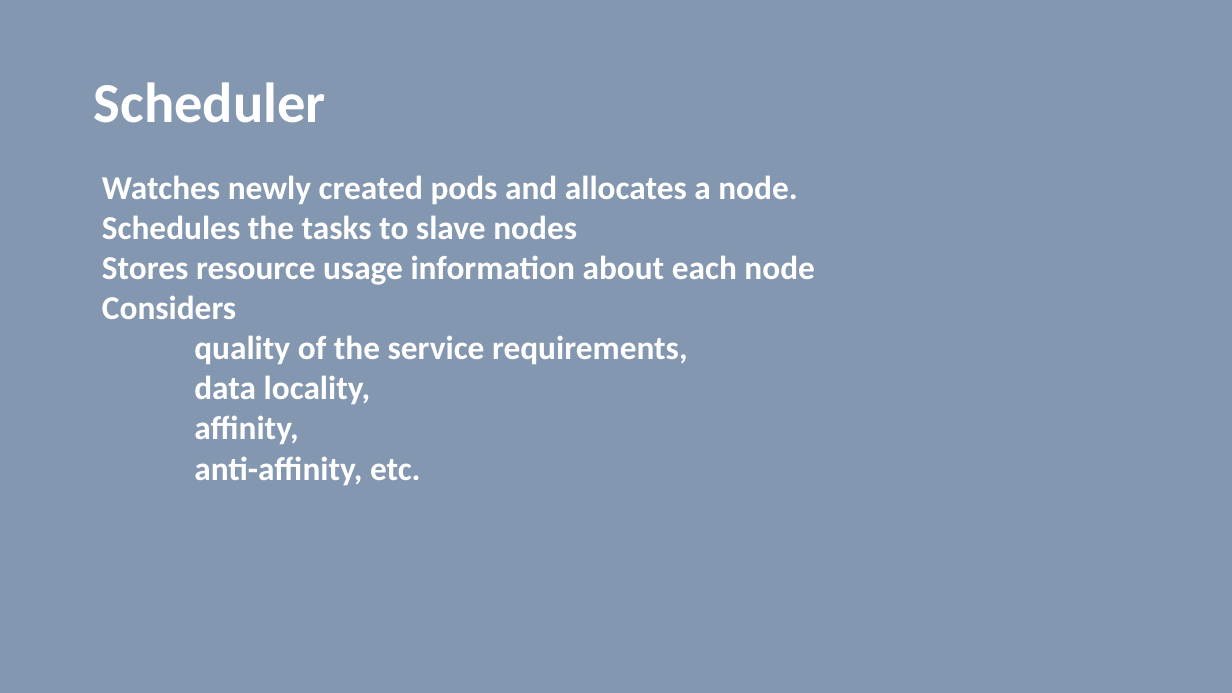
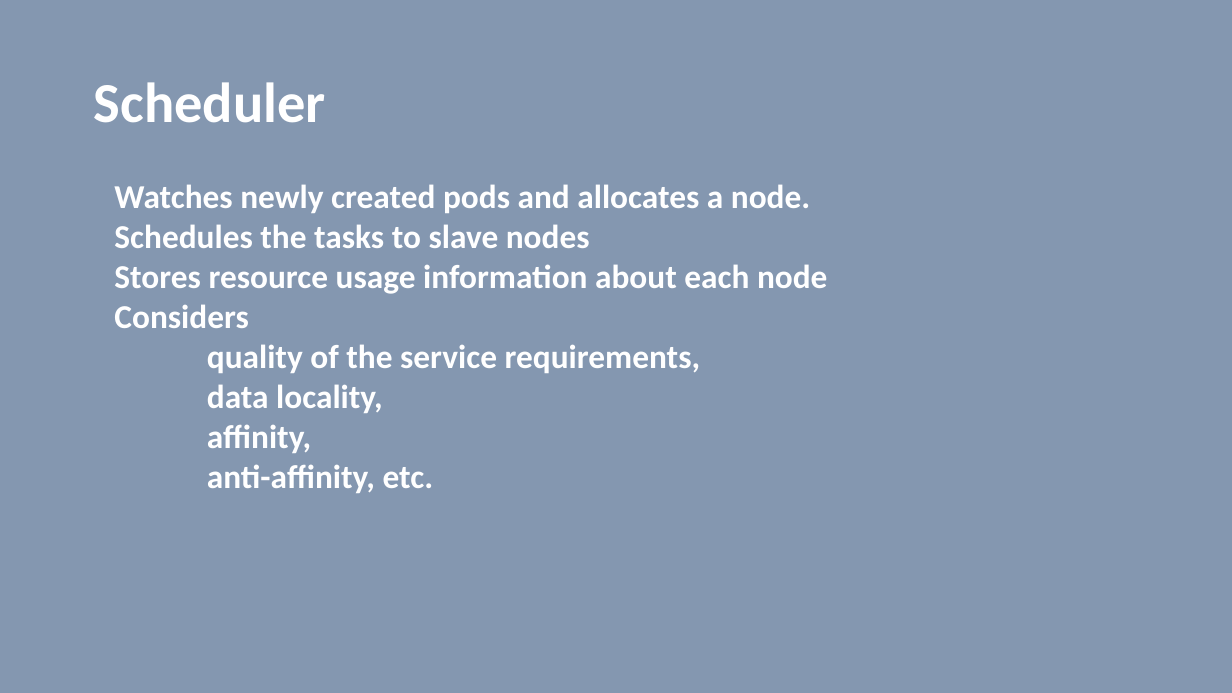
Before and after one commit to vilasvarghese/docker-k8s, a slide deck: slide 16 of notes/day4/4thDay.pptx. Drawn at 1232x693 pixels with LibreOffice and Linux fonts; fonts in the diff are those of the drawing. Boxes give left, top, right and bottom in pixels: in the first picture for what was removed or moved away, otherwise in the second. Text is boxed around its words. In the diff, an @@ line names an element or a change of style, - is before the commit and + after.

```diff
--- a/notes/day4/4thDay.pptx
+++ b/notes/day4/4thDay.pptx
@@ text "Watches newly created pods and ...": place and size @@
-text "Watches newly created pods and ..." at bbox=[102, 175, 814, 485]
+text "Watches newly created pods and ..." at bbox=[114, 184, 827, 493]
```
Also in this commit, not shown: 6 other slides changed, 2 slides added, 19 other files.
